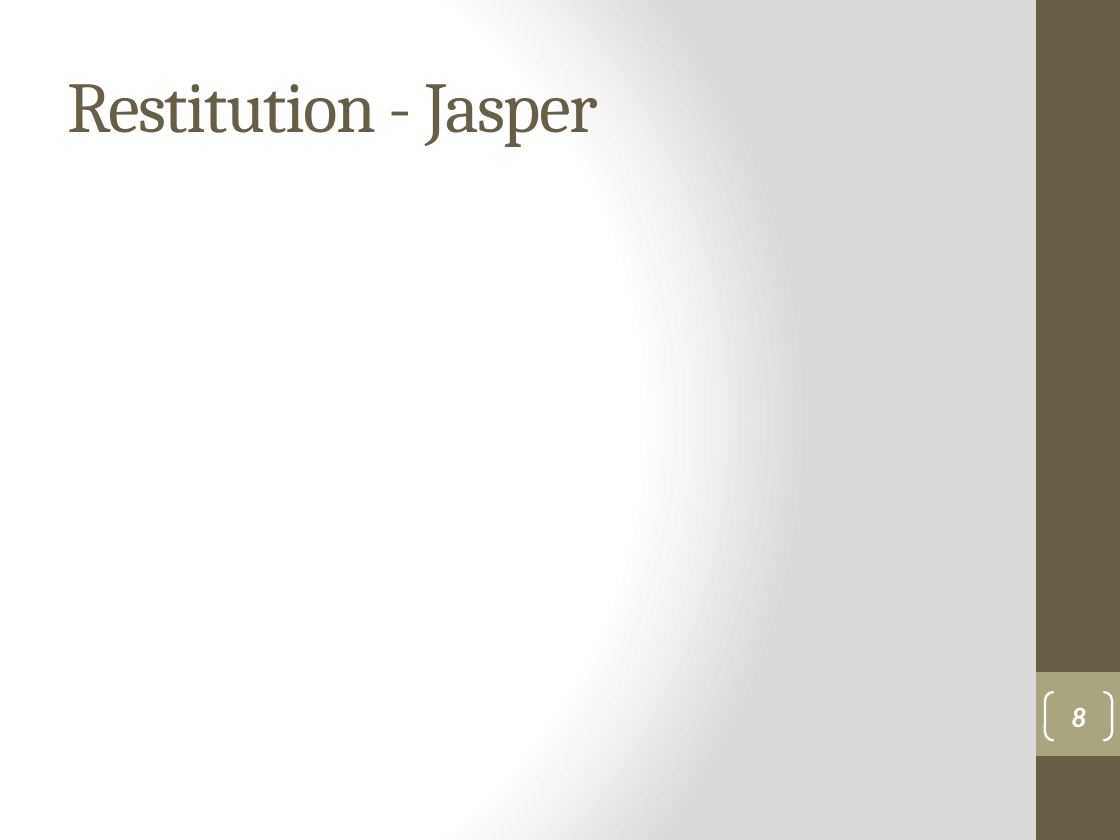
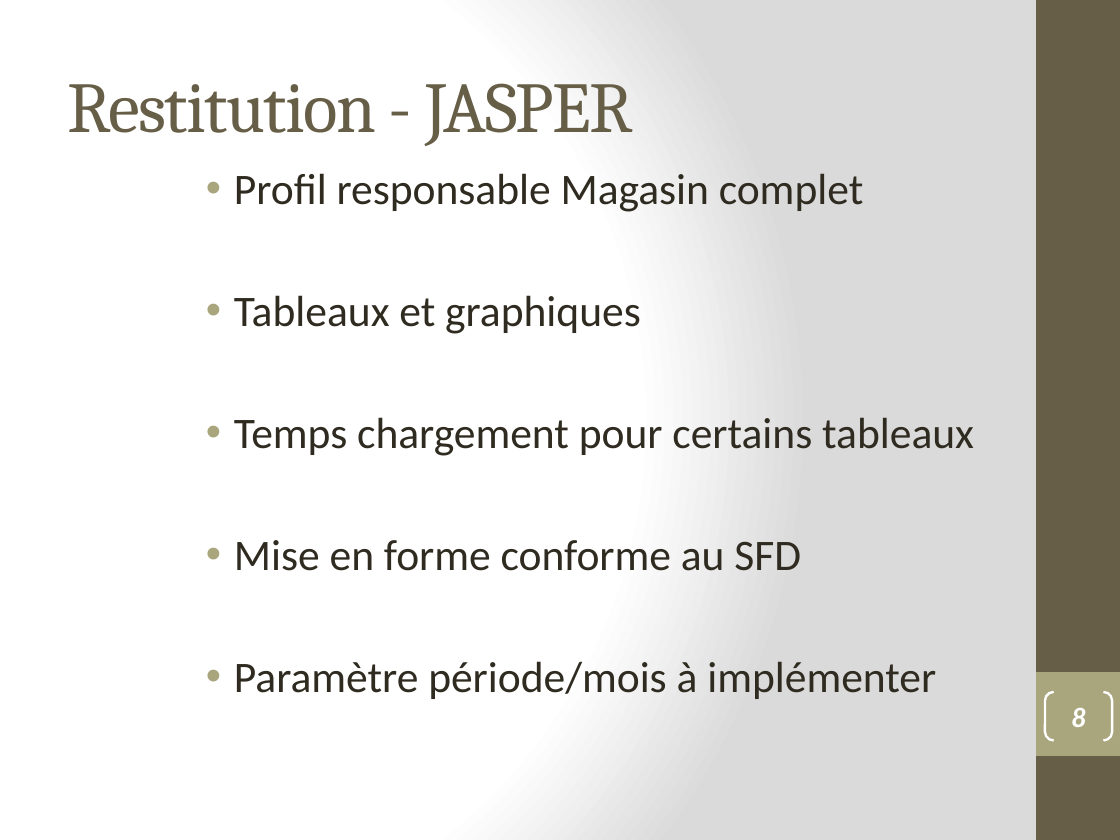
Before and after one commit to lobtec/dartiesgroupe2, a slide deck: slide 8 of PROJET/Presentation/PRE_26-01-11.pptx. Drawn at 1120x840 pixels with LibreOffice and Linux fonts; fonts in the diff are those of the drawing. Boxes give left, top, right and bottom in pixels: in the first picture for what was removed or moved away, otherwise in the second. Text is boxed around its words. In the diff, an @@ line names an element or a change of style, - is before the commit and + after.

Commit message:
EFO ajout slide jasper

```diff
--- a/PROJET/Presentation/PRE_26-01-11.pptx
+++ b/PROJET/Presentation/PRE_26-01-11.pptx
@@ title at [67, 83, 633, 146]: text changed @@
-Restitution - Jasper
+Restitution - JASPER
@@ text added at [234, 173, 974, 699], 28 pt, text #2F2B20 @@
+• Profil responsable Magasin complet
+• Tableaux et graphiques
+• Temps chargement pour certains tableaux
+• Mise en forme conforme au SFD
+• Paramètre période/mois à implémenter
```
Also in this commit, not shown: 1 other slide changed.
